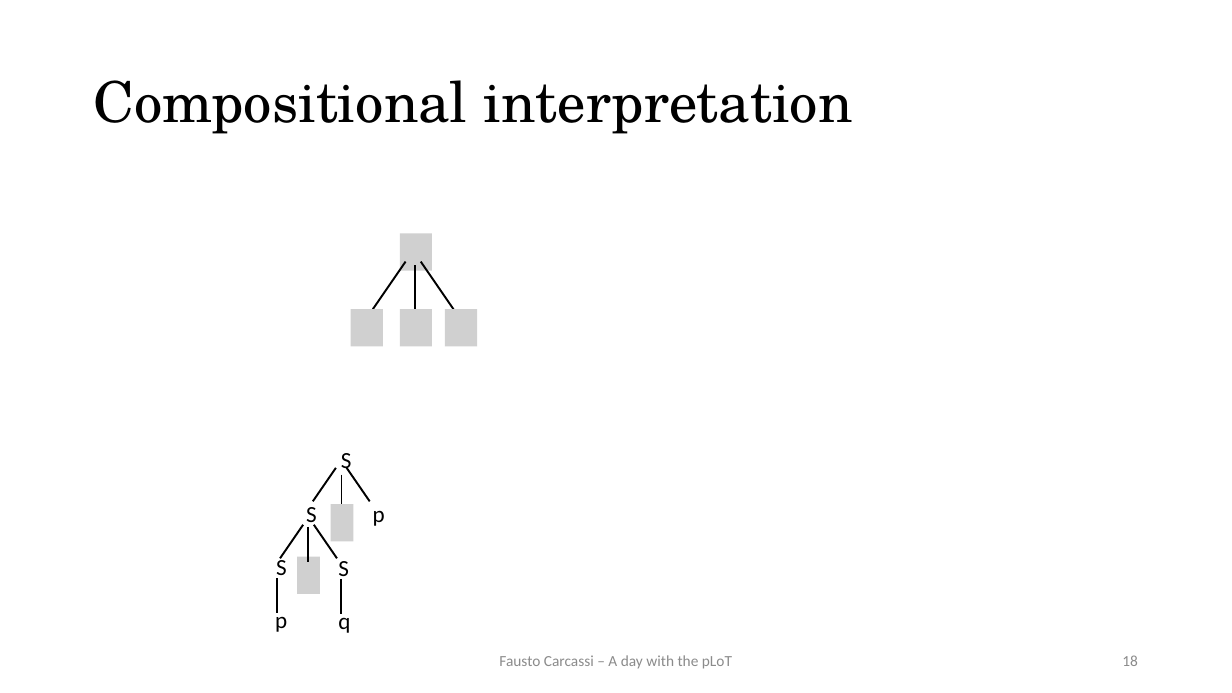
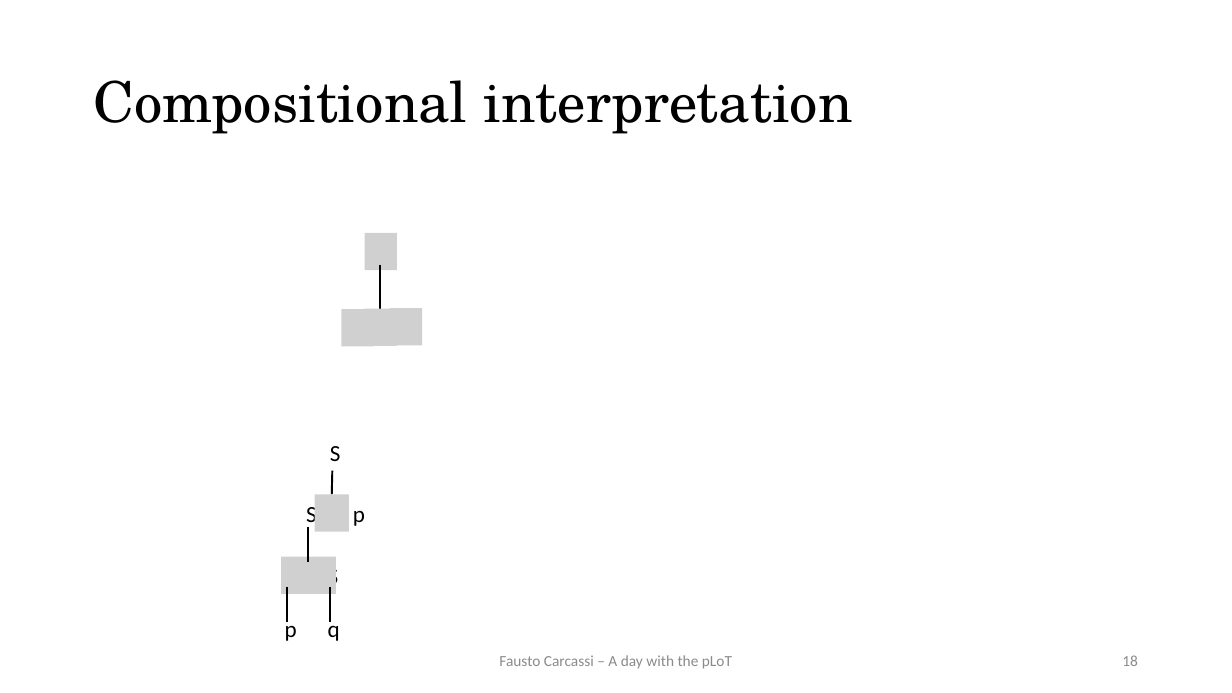
Before and after one commit to thelogicalgrammar/pLoT_workshop, a slide deck: slide 18 of book/lectures/2.pptx. Drawn at 1232x693 pixels with LibreOffice and Linux fonts; fonts in the diff are those of the drawing; grey boxes stand for pictures. Boxes give left, top, right and bottom in pixels: in the first picture for what was removed or moved away, otherwise in the second. Text is boxed around its words. In the diff, an @@ line names an element or a change of style, - is before the commit and + after.

Commit message:
Update lectures

```diff
--- a/book/lectures/2.pptx
+++ b/book/lectures/2.pptx
@@ line removed from (406, 262) to (373, 310) @@
@@ 2 pictures, 1 line: place and size @@
-2 pictures, 1 line at (400, 234, 433, 347)
+2 pictures, 1 line at (365, 233, 397, 346)
@@ line removed from (421, 262) to (454, 310) @@
@@ picture: place and size @@
-picture at (350, 310, 383, 347)
+picture at (341, 310, 373, 347)
@@ picture added at (390, 308, 422, 345) @@
@@ picture removed at (445, 310, 478, 347) @@
@@ text "S" rewrapped from (341, 453, 352, 475) to (330, 446, 341, 461) @@
@@ line moved from (336, 468) - (313, 502) to (333, 470) - (332, 494) @@
@@ group removed at (280, 468, 370, 558): 4 lines @@
@@ picture: place and size @@
-picture at (331, 505, 354, 542)
+picture at (315, 494, 349, 531)
@@ text "p": place and size @@
-text "p" at (373, 510, 385, 526)
+text "p" at (353, 510, 365, 526)
@@ picture: place and size @@
-picture at (298, 556, 321, 593)
+picture at (281, 556, 335, 593)
@@ text "S" rewrapped from (338, 561, 349, 582) to (328, 564, 339, 590) @@
@@ 2 texts, 1 line: place and size @@
-2 texts, 1 line at (275, 556, 287, 632)
+2 texts, 1 line at (285, 587, 297, 641)
@@ line moved from (341, 579) - (341, 614) to (330, 587) - (330, 622) @@
@@ text "q": place and size @@
-text "q" at (338, 610, 350, 633)
+text "q" at (328, 618, 340, 641)
```
Also in this commit, not shown: 3 other slides changed, 10 slides added, 8 other files.
